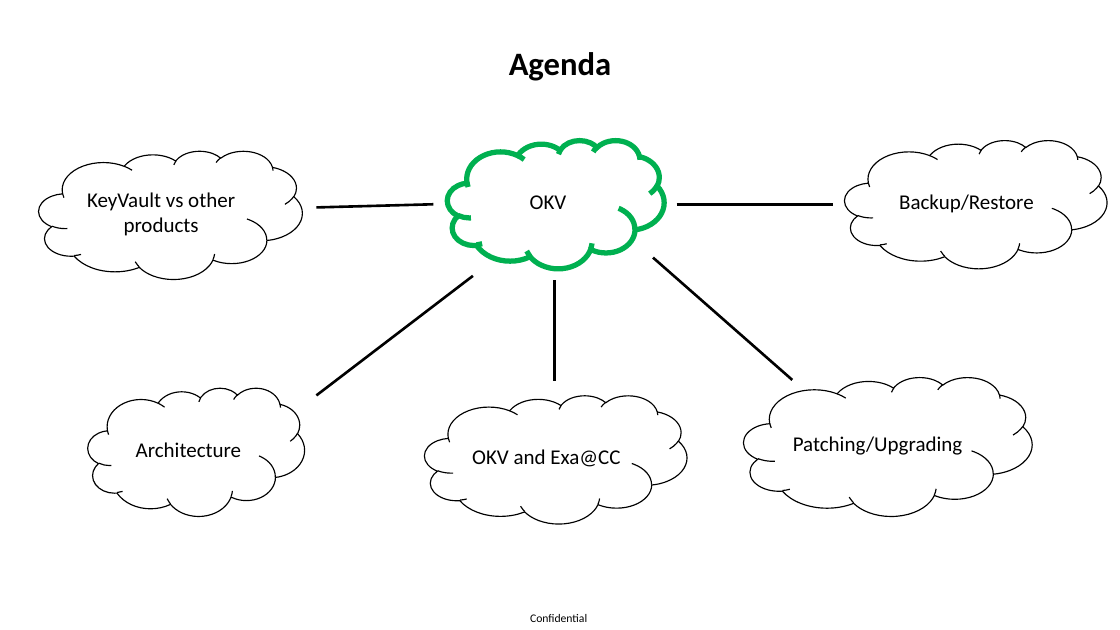
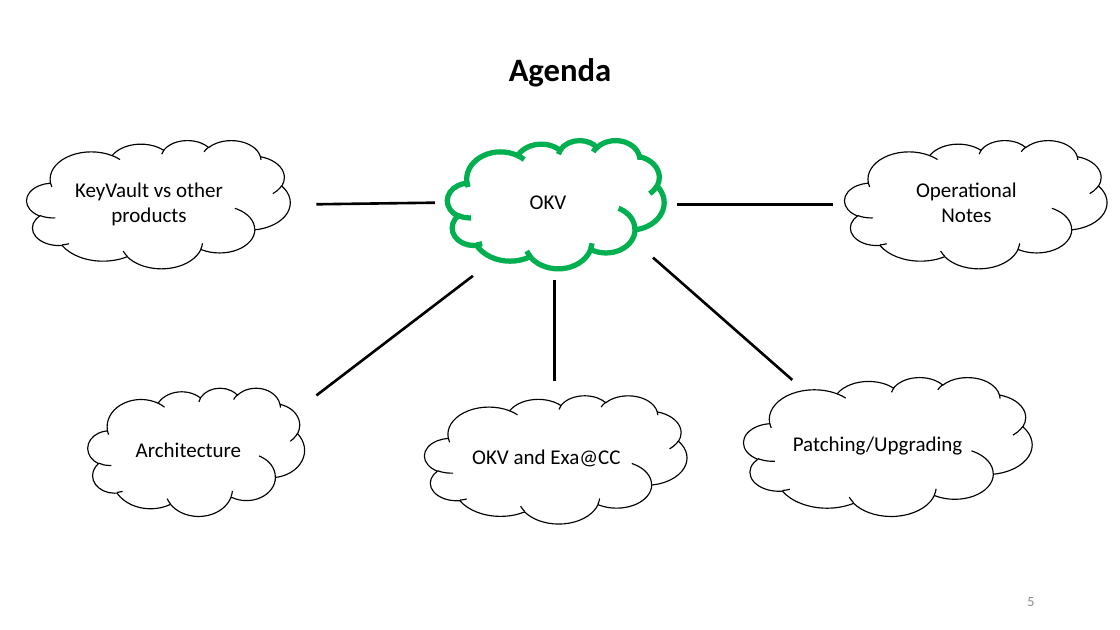
Before and after one commit to zizu1985/DOAG_OKV_EXACC, a slide deck: slide 5 of Oracle_Key_Vault_Overview.pptx (slide 4 before the commit). Drawn at 1120x630 pixels with LibreOffice and Linux fonts; fonts in the diff are those of the drawing; background and template pictures are left out. Boxes give left, top, right and bottom in pixels: in the first picture for what was removed or moved away, otherwise in the second. Text is boxed around its words. In the diff, an @@ line names an element or a change of style, - is before the commit and + after.

```diff
--- a/Oracle_Key_Vault_Overview.pptx
+++ b/Oracle_Key_Vault_Overview.pptx
@@ text "Agenda" at <box>509,58,611,87</box>: vertical alignment middle to bottom @@
@@ cloud "KeyVault vs other products": place and size @@
-cloud "KeyVault vs other products" at <box>39,151,302,280</box>
+cloud "KeyVault vs other products" at <box>27,140,291,269</box>
@@ line moved from (317, 208) - (434, 204) to (317, 204) - (435, 202) @@
@@ text in cloud at <box>916,182,1017,222</box>: text changed @@
-Backup/Restore
+Operational Notes
@@ page number added at <box>1027,597,1034,606</box>, 12 pt, text #8C8C8C @@
+5
@@ text removed at <box>530,614,587,622</box> @@
-Confidential
```
Also in this commit, not shown: 8 other slides changed, 2 slides added, 1 slide removed.
